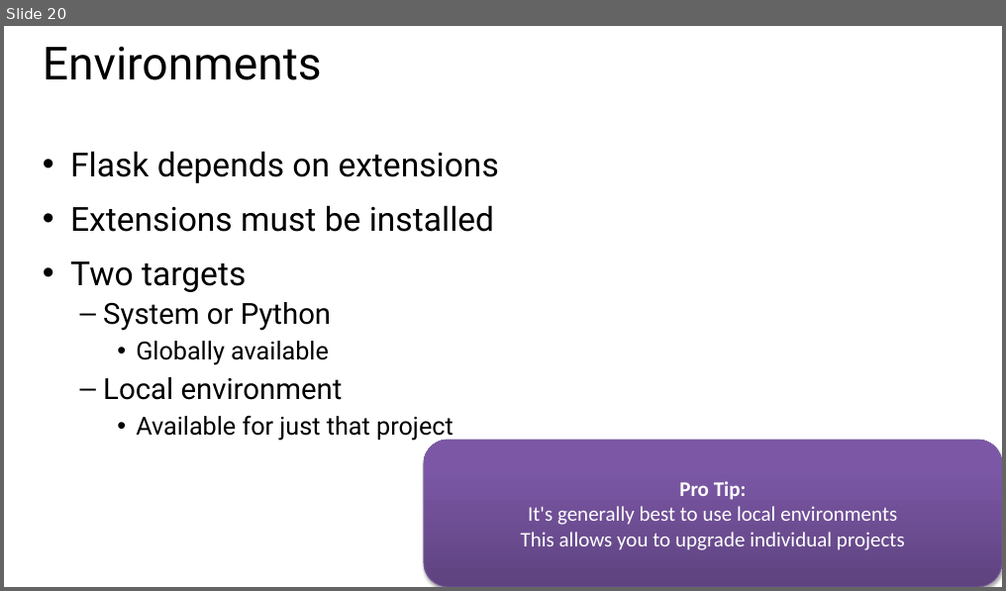
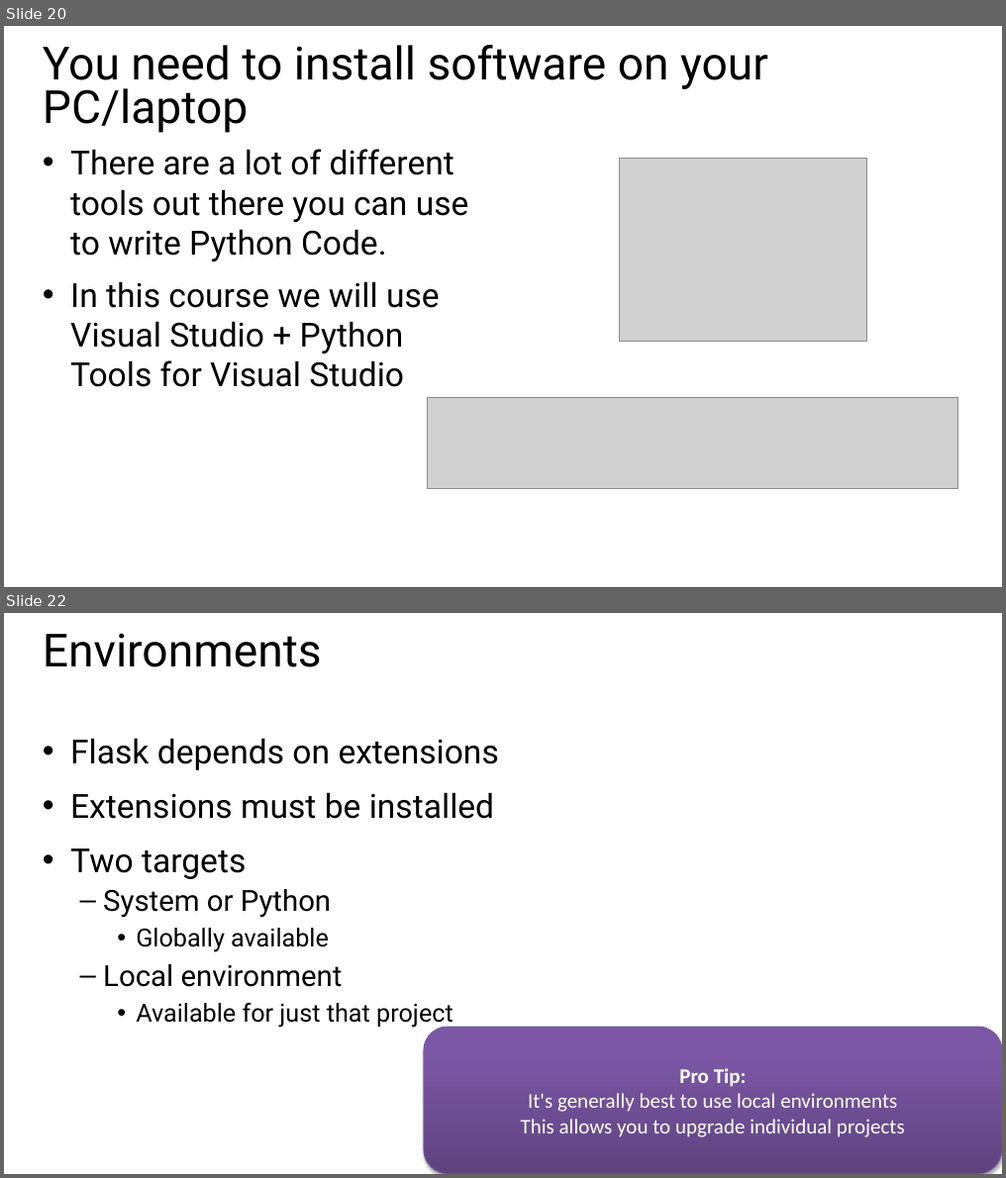
Before and after one commit to GeekTrainer/Flask, a slide deck: Slides/Module 1 - Introduction to Flask.pptx. Shown one above the other, each under a label of ours: slide 20 before the commit, slides 20 and 22 after it; the slides between them are not shown. The pictures are 1006x591 and 1006x1178 pixels, drawn with LibreOffice and Linux fonts; fonts in the diff are those of the drawing; grey boxes stand for pictures. Boxes give left, top, right and bottom in pixels: in the first picture for what was removed or moved away, otherwise in the second. Text is boxed around its words. In the diff, an @@ line names an element or a change of style, - is before the commit and + after.

```diff
--- a/Slides/Module 1 - Introduction to Flask.pptx
+++ b/Slides/Module 1 - Introduction to Flask.pptx
@@ slide 20 added at <box>4,26,1002,587</box>, background #FFFFFF @@
@@ title added at <box>43,45,768,133</box>, 44 pt, text #000000 @@
+You need to install software on your PC/laptop
@@ text added at <box>70,149,469,387</box>, 32 pt, text #000000 @@
+• There are a lot of different tools out there you can use to write Python Code.
+• In this course we will use Visual Studio + Python Tools for Visual Studio
@@ picture added at <box>620,158,867,341</box> @@
@@ picture added at <box>428,397,958,488</box> @@
@@ what was slide 20 is now slide 22 @@
```
Also in this commit, not shown: 1 slide changed, 1 other slide added, 45 other files.
